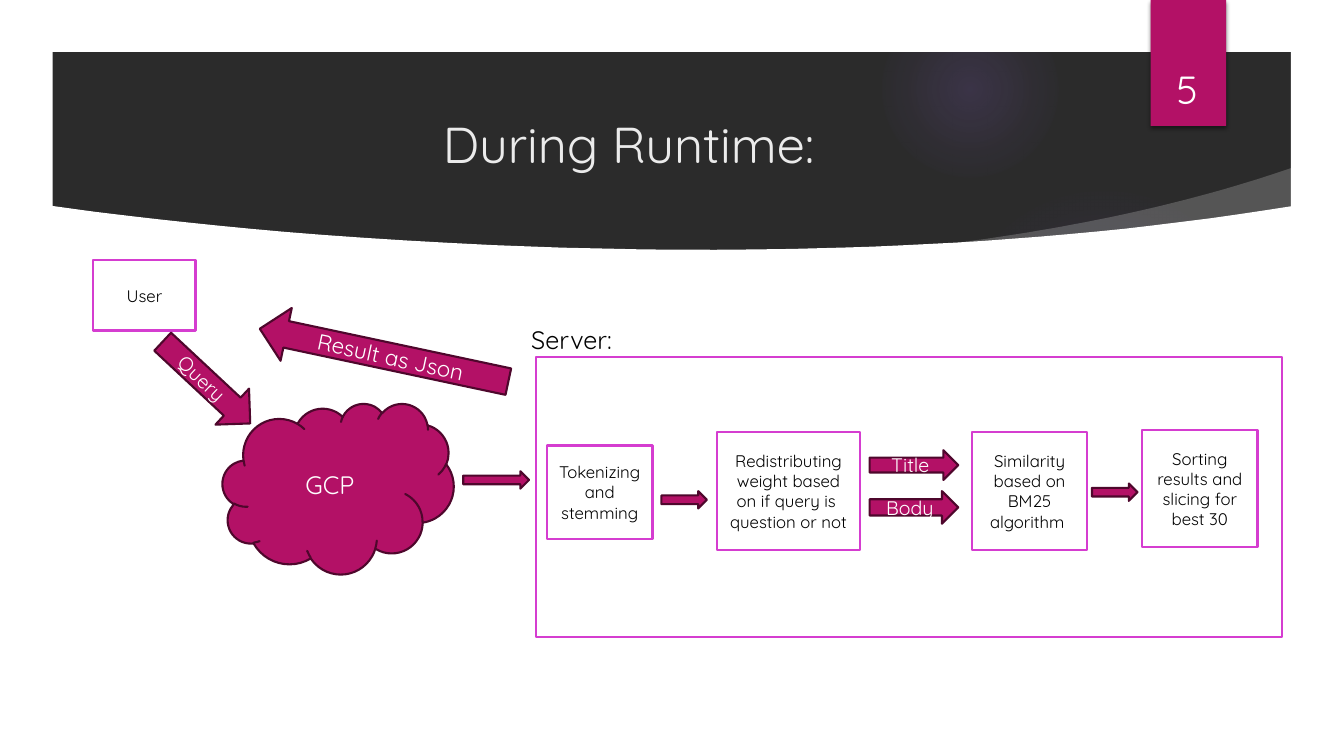
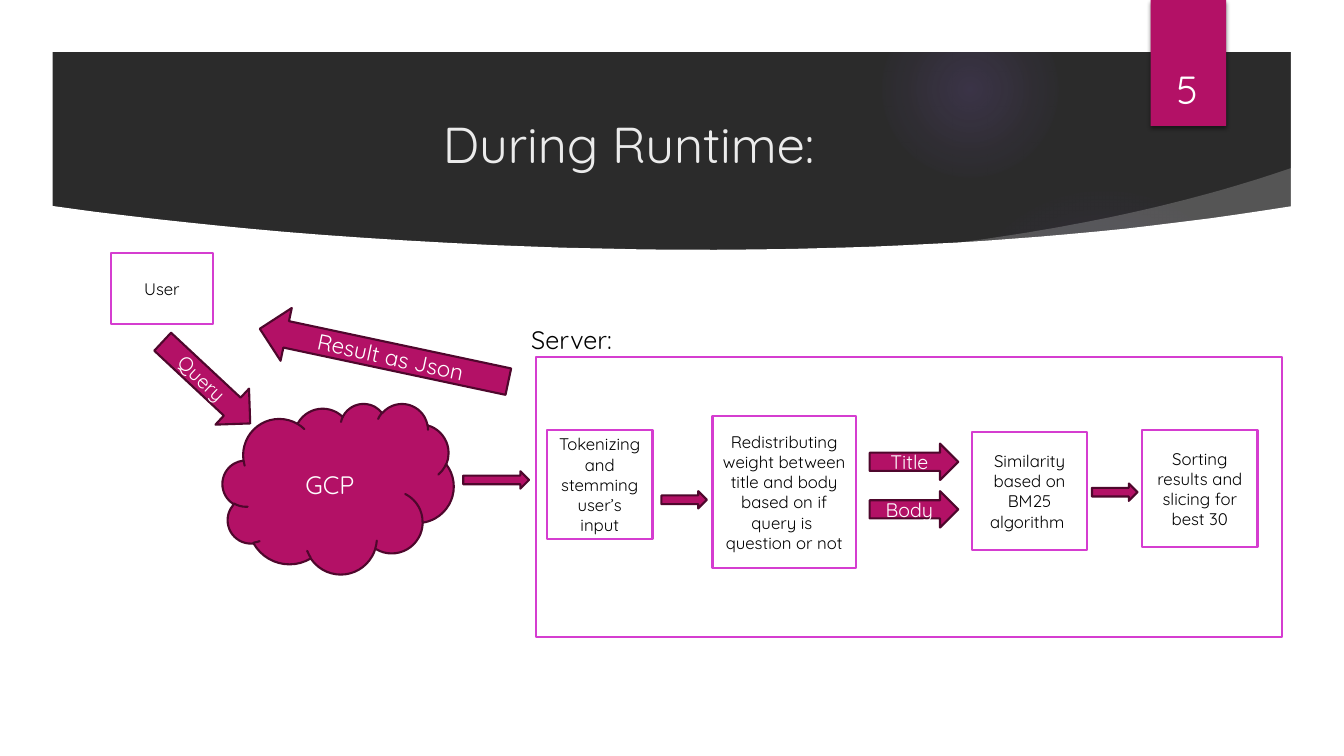
Before and after one commit to ilayc11/Search-Engine-Project, a slide deck: slide 5 of Administration/Information-Retrieval Wikipedia Search Engine Project.pptx. Drawn at 1344x756 pixels with LibreOffice and Linux fonts; fonts in the diff are those of the drawing; background and template pictures are left out; a plain dark background stands for a picture behind light text. Boxes give left, top, right and bottom in pixels: in the first picture for what was removed or moved away, otherwise in the second. Text is boxed around its words. In the diff, an @@ line names an element or a change of style, - is before the commit and + after.

Commit message:
update

```diff
--- a/Administration/Information-Retrieval Wikipedia Search Engine Project.pptx
+++ b/Administration/Information-Retrieval Wikipedia Search Engine Project.pptx
@@ rectangle "User": place and size @@
-rectangle "User" at [94,260,196,331]
+rectangle "User" at [111,253,213,324]
@@ rectangle "Redistributing weight between title and ...": place and size @@
-rectangle "Redistributing weight between title and ..." at [717,433,860,549]
+rectangle "Redistributing weight between title and ..." at [713,416,856,569]
@@ rectangle "Tokenizing and stemming user’s input": place and size @@
-rectangle "Tokenizing and stemming user’s input" at [547,446,653,539]
+rectangle "Tokenizing and stemming user’s input" at [547,431,653,539]
@@ text in rectangle at [559,437,640,535]: text changed @@
-Tokenizing and stemming
+Tokenizing and stemming user’s input
@@ text in rectangle at [723,435,846,552]: text changed @@
-Redistributing weight based on if query is question or not
+Redistributing weight between title and body based on if query is question or not
@@ right arrow "Title": place and size @@
-right arrow "Title" at [870,451,959,481]
+right arrow "Title" at [870,444,959,480]
@@ right arrow "Body": place and size @@
-right arrow "Body" at [870,491,959,523]
+right arrow "Body" at [870,491,959,527]
```
Also in this commit, not shown: 1 other slide changed.
